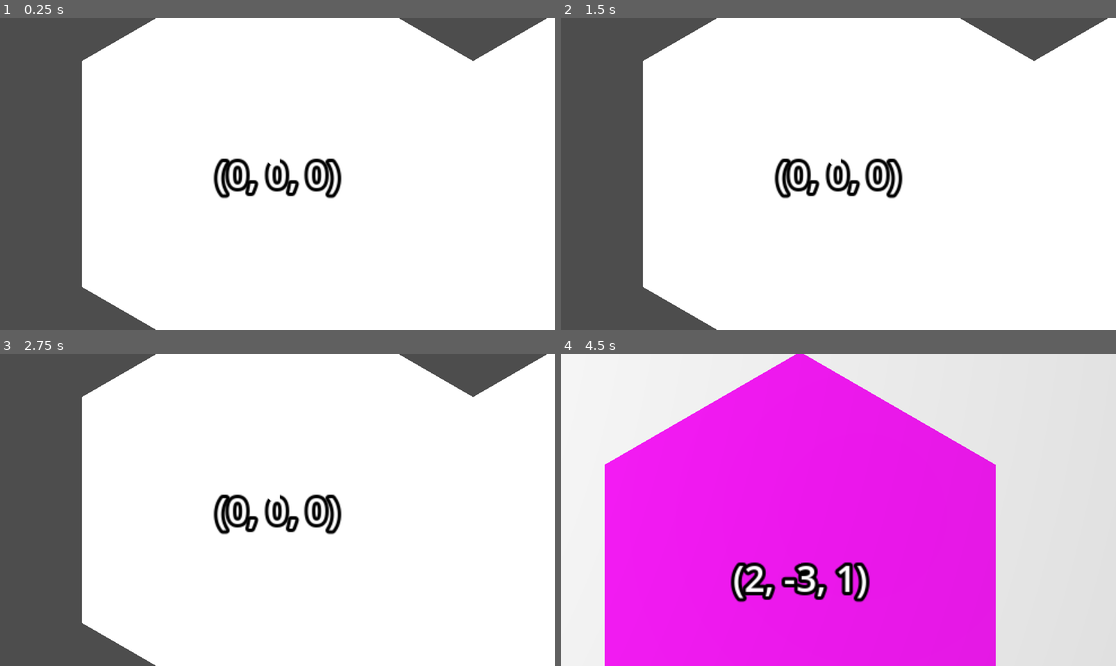
Above: before the commit, frames 1-4 (two rows, left to right).
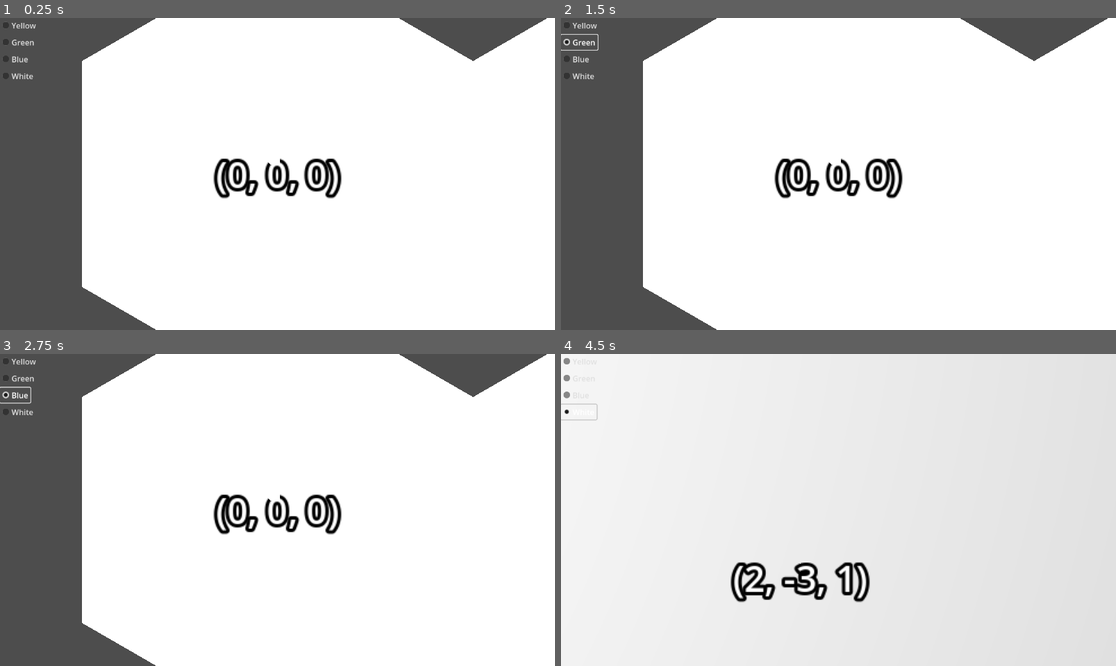
Above: after the commit, the same moments.

Repository: davepruitt/hex_map_godot
Game: Godot game, scene res://main.tscn
The game is run twice, just before and just after one commit, with the same random seed, the same clock (stepped at 60 frames per second) and the same inputs.
Inputs (mouse positions are in pixels of both pictures, inside the frame that each line leads up to):
- Up to frame 1 (0.25 s): no input
- Up to frame 2 (1.5 s): click (577, 24) at 0.5 s, where only the run after the commit has a clickable "Yellow"; click (577, 42) at 1.25 s, where only the run after the commit has a clickable "Green"
- Up to frame 3 (2.75 s): click (16, 394) at 2 s, where only the run after the commit has a clickable "Blue"
- Up to frame 4 (4.5 s): click (577, 413) at 2.75 s, where only the run after the commit has a clickable "White"; tap Enter at 3.5 s; move the mouse to (960, 494) at 3.52 s; hold Right (ui_right) 3.53-4.28 s; tap Z at 3.6 s; click (960, 494) at 3.67 s; move the mouse to (727, 525) at 4.27 s; hold Down (ui_down) from 4.28 s (still down); tap X at 4.35 s; click (727, 525) at 4.42 s

The runs differ from the first frame. In frame 1, 0.2% of the frame differs, in the area x 0-7%, y 1-20%; in frame 2, 0.3%; in frame 3, 0.3%; in frame 4, 57%, in the area x 0-79%, y 0-100%.

Commit message:
Added a simple UI with checkboxes that allows the user to choose yellow, blue, green, or white as colors when "touching" a hex with the mouse. This brings the project up to feature parity with Part 1 of the catlikecoding hex project tutorials.

Diff:
--- a/hex_project_godot/hex_grid.gd
+++ b/hex_project_godot/hex_grid.gd
@@ -38,14 +38,14 @@
 
 #region Public methods
 
-func touch_cell(position: Vector3) -> void:
+func color_cell(position: Vector3, color_to_use: Color) -> void:
 	var inverse_transform_point = position * global_transform
 	var coordinates: HexCoordinates = HexCoordinates.FromPosition(inverse_transform_point)
 	print_debug(str(coordinates))
 
 	var index = coordinates.X + coordinates.Z * width + coordinates.Z / 2.0
 	var cell = _hex_cells[index] as HexCell
-	cell.regenerate_mesh(touched_hex_color)
+	cell.regenerate_mesh(color_to_use)
 
 #endregion
 
--- a/hex_project_godot/main.gd
+++ b/hex_project_godot/main.gd
@@ -1,9 +1,33 @@
+class_name Main
 extends Node3D
+
+#region Exported variables
+
+@export_group("Hex Colors")
+@export var color_1 := Color.YELLOW
+@export var color_2 := Color.GREEN
+@export var color_3 := Color.BLUE
+@export var color_4 := Color.WHITE
+
+#endregion
+
+#region Public data members
 
 var camera_speed: float = 0.1
 
+#endregion
+
+#region OnReady public data members
+
 @onready var scene_camera := $Camera3D
 @onready var hex_grid := $HexGrid
+
+@onready var check_box_1 := $CanvasLayer/HFlowContainer/CheckBox
+@onready var check_box_2 := $CanvasLayer/HFlowContainer/CheckBox2
+@onready var check_box_3 := $CanvasLayer/HFlowContainer/CheckBox3
+@onready var check_box_4 := $CanvasLayer/HFlowContainer/CheckBox4
+
+#endregion
 
 # Called when the node enters the scene tree for the first time.
 func _ready() -> void:
@@ -37,4 +61,14 @@
 
 			var result = space_state.intersect_ray(query)
 			if result:
-				hex_grid.touch_cell(result.position)
+				var color_to_use = Color.WHITE
+				if check_box_1.button_pressed:
+					color_to_use = color_1
+				elif check_box_2.button_pressed:
+					color_to_use = color_2
+				elif check_box_3.button_pressed:
+					color_to_use = color_3
+				elif check_box_4.button_pressed:
+					color_to_use = color_4
+
+				hex_grid.color_cell(result.position, color_to_use)
--- a/hex_project_godot/main.tscn
+++ b/hex_project_godot/main.tscn
@@ -1,7 +1,10 @@
-[gd_scene load_steps=3 format=3 uid="uid://b0jwbdlrgt1g2"]
+[gd_scene load_steps=4 format=3 uid="uid://b0jwbdlrgt1g2"]
 
 [ext_resource type="PackedScene" uid="uid://bumgasrkg2l7p" path="res://hex_grid.tscn" id="1_e2r5f"]
 [ext_resource type="Script" path="res://main.gd" id="1_ipy05"]
+
+[sub_resource type="ButtonGroup" id="ButtonGroup_jp0eq"]
+resource_name = "ButtonGroup1"
 
 [node name="Main" type="Node3D"]
 script = ExtResource("1_ipy05")
@@ -15,3 +18,29 @@
 omni_range = 1000.0
 
 [node name="HexGrid" parent="." instance=ExtResource("1_e2r5f")]
+
+[node name="CanvasLayer" type="CanvasLayer" parent="."]
+
+[node name="HFlowContainer" type="HFlowContainer" parent="CanvasLayer"]
+offset_right = 40.0
+offset_bottom = 40.0
+
+[node name="CheckBox" type="CheckBox" parent="CanvasLayer/HFlowContainer"]
+layout_mode = 2
+button_group = SubResource("ButtonGroup_jp0eq")
+text = "Yellow"
+
+[node name="CheckBox2" type="CheckBox" parent="CanvasLayer/HFlowContainer"]
+layout_mode = 2
+button_group = SubResource("ButtonGroup_jp0eq")
+text = "Green"
+
+[node name="CheckBox3" type="CheckBox" parent="CanvasLayer/HFlowContainer"]
+layout_mode = 2
+button_group = SubResource("ButtonGroup_jp0eq")
+text = "Blue"
+
+[node name="CheckBox4" type="CheckBox" parent="CanvasLayer/HFlowContainer"]
+layout_mode = 2
+button_group = SubResource("ButtonGroup_jp0eq")
+text = "White"
